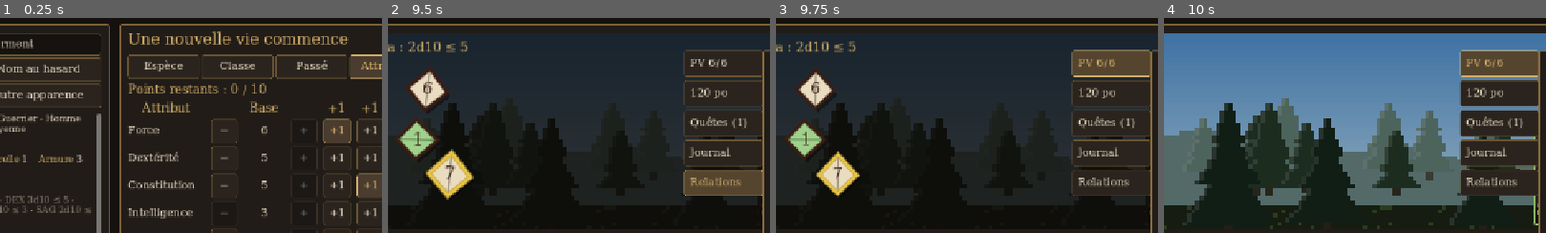
Above: before the commit, frames 1-4 (left to right).
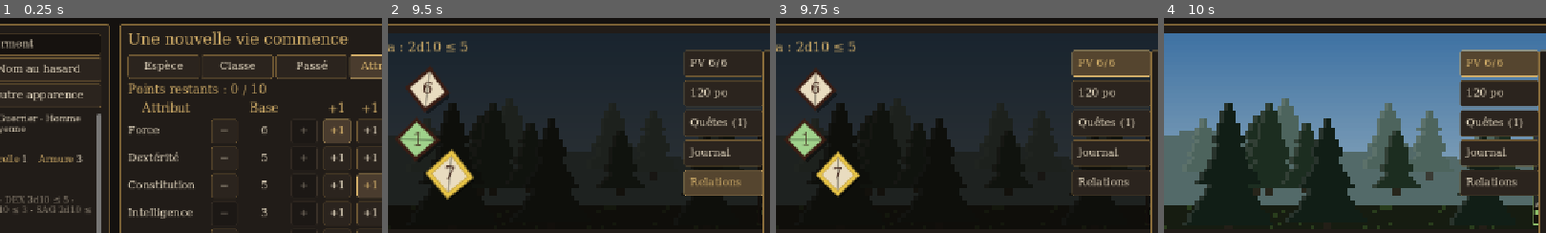
Above: after the commit, the same moments.

Repository: Zanzartiste/Smol_RPG_D10
Game: Godot game, scene res://tools/screenshot.tscn
The game is run twice, just before and just after one commit, with the same random seed, the same clock (stepped at 60 frames per second) and the same inputs. This scene is started directly instead of the project's main scene.
Inputs:
- Up to frame 1 (0.25 s): no input
- Up to frame 2 (9.5 s): click "1. Style : Archerie — Un dé d…" at 0.5 s; click "1. Armes de mêlée" at 1.25 s; click "1. Armes de trait" at 2 s; click "1. Armes à poudre" at 2.75 s; click "1. L'affronter" at 3.5 s; click "PV 6/6" at 4.25 s; click "PV 6/6" at 5 s; click "120 po" at 5.75 s; click "1. Continuer" at 6.5 s; click "Quêtes (1)" at 7.25 s; click "Journal" at 8 s; click "Relations" at 8.75 s
- Up to frame 3 (9.75 s): click "PV 6/6" at 9.5 s
- Up to frame 4 (10 s): no input
The pictures show only the part of the screen within x 17-67%, y 1-51%; the shares and areas given below are measured in that part.

Frames 1-3 are identical in both runs. In frame 4, 0.2% of the frame differs, in the area x 96-98%, y 55-97%.

Commit message:
Combat : réactions restantes affichées sous les PV ; « S'apprête » pour les actions annoncées
Co-Authored-By: Claude Opus 5.5 <noreply@anthropic.com>

Diff:
--- a/claude_rpg/scripts/ui/battle_view.gd
+++ b/claude_rpg/scripts/ui/battle_view.gd
@@ -76,11 +76,13 @@
 		var t: Dictionary = _tokens[c.id]
 		t["bar"].ratio = float(c.hp) / maxf(1.0, c.max_hp())
 		t["hp_label"].text = "%d / %d" % [c.hp, c.max_hp()]
+		if c.reactions > 0 and c.is_alive():
+			t["hp_label"].text += Loc.ui(" · %d réac.") % c.reactions  # actions gardées pour se défendre
 		var targetable := c in _targetable
 		t["panel"].add_theme_stylebox_override("panel", _token_style(c == active, targetable))
 		t["panel"].modulate.a = 1.0 if c.is_alive() else 0.3
 		t["panel"].mouse_default_cursor_shape = Control.CURSOR_POINTING_HAND if targetable else Control.CURSOR_ARROW
-		t["intent"].text = (Loc.ui("Prépare : %s") % c.intent["name"]) if not c.intent.is_empty() else ""
+		t["intent"].text = (Loc.ui("S'apprête : %s") % c.intent["name"]) if not c.intent.is_empty() else ""
 		_refresh_statuses(c, t["statuses"])
 		if _last_hp.has(c.id) and c.hp < int(_last_hp[c.id]):
 			_flash(t["panel"])
